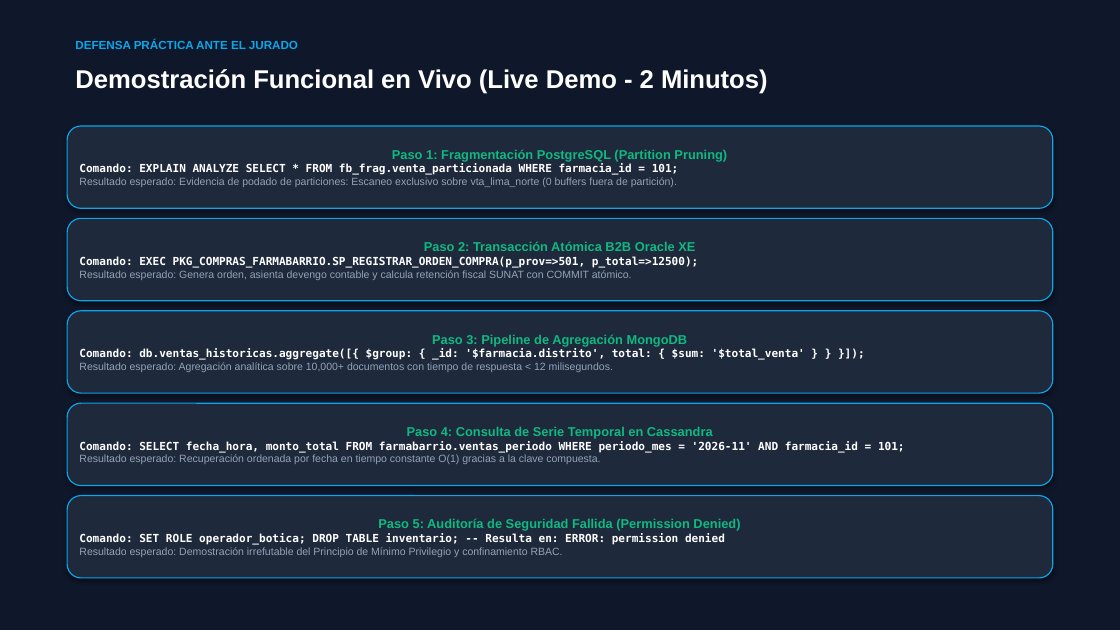
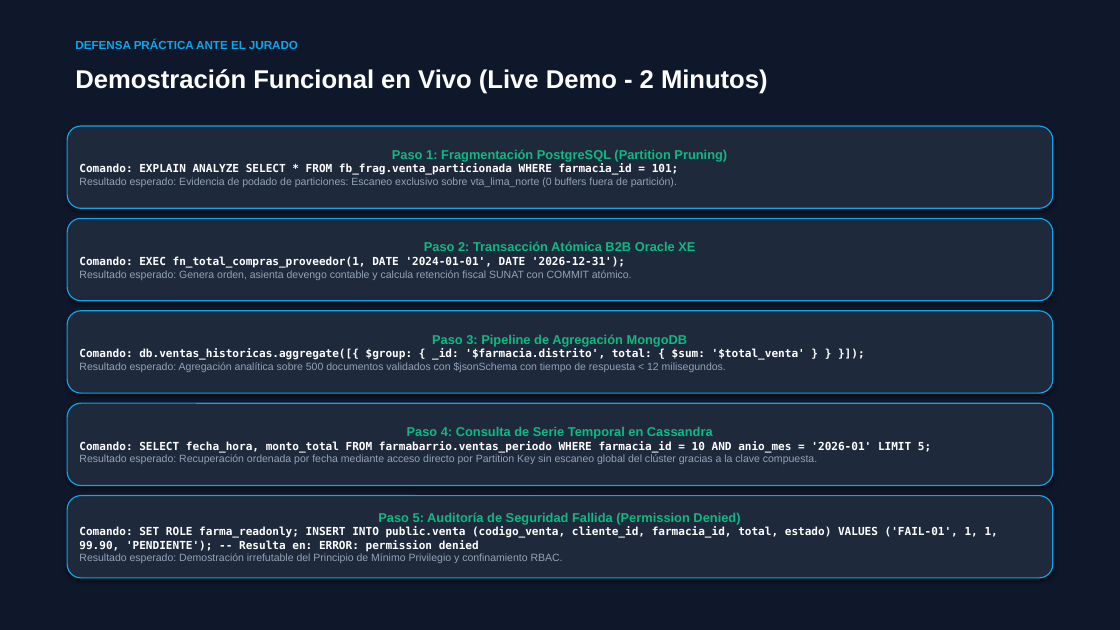
Before and after one commit to dereckdanielrojasperez-1/FarmaBarrio-Avance2, a slide deck: slide 11 of BASE DE DATOS 2/Sustentacion_FarmaBarrio_Grupo2.pptx. Drawn at 1120x630 pixels with LibreOffice and Linux fonts; fonts in the diff are those of the drawing. Boxes give left, top, right and bottom in pixels: in the first picture for what was removed or moved away, otherwise in the second. Text is boxed around its words. In the diff, an @@ line names an element or a change of style, - is before the commit and + after.

```diff
--- a/BASE DE DATOS 2/Sustentacion_FarmaBarrio_Grupo2.pptx
+++ b/BASE DE DATOS 2/Sustentacion_FarmaBarrio_Grupo2.pptx
@@ text in rounded rectangle at (79,256,625,268): text changed @@
-Comando: EXEC PKG_COMPRAS_FARMABARRIO.SP_REGISTRAR_ORDEN_COMPRA(p_prov=>501, p_total=>12500);
+Comando: EXEC fn_total_compras_proveedor(1, DATE '2024-01-01', DATE '2026-12-31');
@@ text in rounded rectangle at (79,362,726,372): text changed @@
-Resultado esperado: Agregación analítica sobre 10,000+ documentos con tiempo de respuesta < 12 milisegundos.
+Resultado esperado: Agregación analítica sobre 500 documentos validados con $jsonSchema con tiempo de respuesta < 12 milisegundos.
@@ text in rounded rectangle at (79,441,931,464): text changed; size 9.5 to 9 pt; font DejaVu Sans Mono to Arial; text colour #FFFFFF to #94A3B8; bold off @@
-Comando: SELECT fecha_hora, monto_total FROM farmabarrio.ventas_periodo WHERE periodo_mes = '2026-11' AND farmacia_id = 101;
-Resultado esperado: Recuperación ordenada por fecha en tiempo constante O(1) gracias a la clave compuesta.
+Comando: SELECT fecha_hora, monto_total FROM farmabarrio.ventas_periodo WHERE farmacia_id = 10 AND anio_mes = '2026-01' LIMIT 5;
+Resultado esperado: Recuperación ordenada por fecha mediante acceso directo por Partition Key sin escaneo global del clúster gracias a la clave compuesta.
@@ text in rounded rectangle at (79,527,998,552): text changed @@
-Comando: SET ROLE operador_botica; DROP TABLE inventario; -- Resulta en: ERROR: permission denied
+Comando: SET ROLE farma_readonly; INSERT INTO public.venta (codigo_venta, cliente_id, farmacia_id, total, estado) VALUES ('FAIL-01', 1, 1, 99.90, 'PENDIENTE'); -- Resulta en: ERROR: permission denied
```
Also in this commit, not shown: 3 other slides changed, 55 other files.
